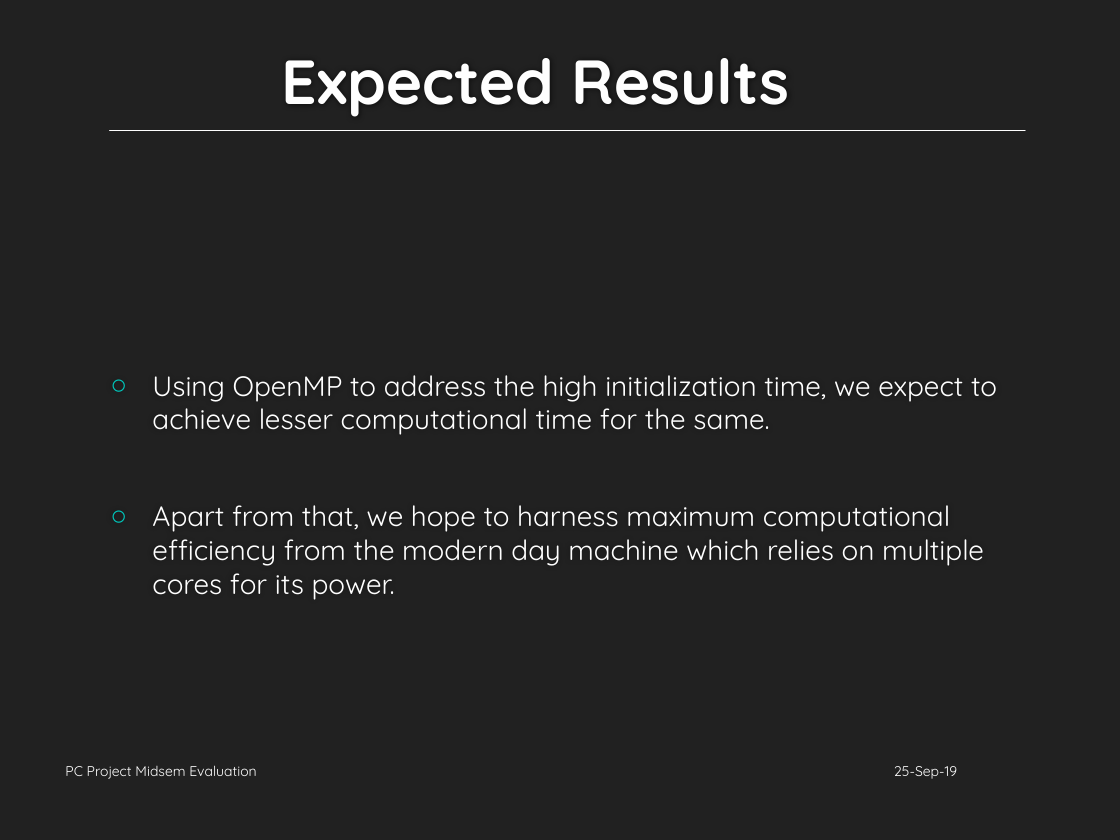
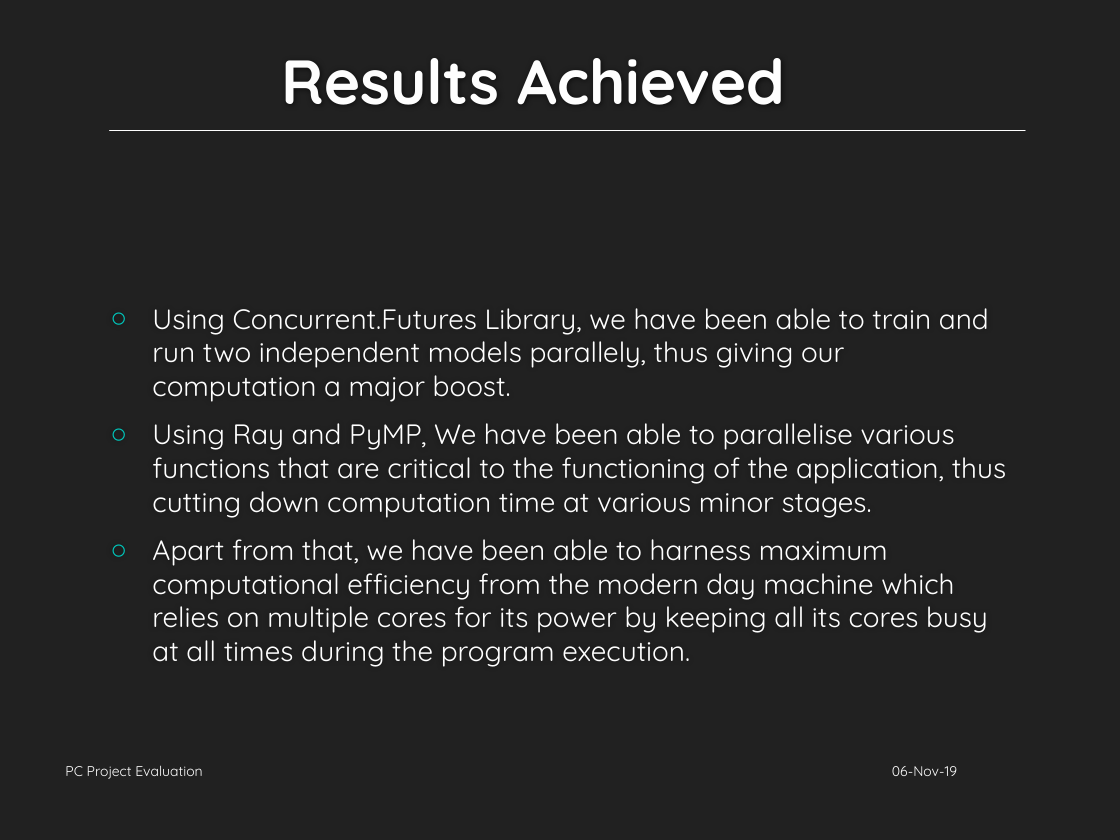
Before and after one commit to adityakaria/5-Sem, a slide deck: slide 7 of pc/Mini Project PPT Template.pptx (slide 6 before the commit). Drawn at 1120x840 pixels with LibreOffice and Linux fonts; fonts in the diff are those of the drawing; background and template pictures are left out. Boxes give left, top, right and bottom in pixels: in the first picture for what was removed or moved away, otherwise in the second. Text is boxed around its words. In the diff, an @@ line names an element or a change of style, - is before the commit and + after.

Commit message:
PC project presentation updated

```diff
--- a/pc/Mini Project PPT Template.pptx
+++ b/pc/Mini Project PPT Template.pptx
@@ title at (282, 58, 785, 105): text changed @@
-Expected Results
+Results Achieved
@@ text at (152, 308, 1006, 667): text changed @@
-○ Using OpenMP to address the high initialization time, we expect to achieve lesser computational time for the same.
-○ Apart from that, we hope to harness maximum computational efficiency from the modern day machine which relies on multiple cores for its power.
+○ Using Concurrent.Futures Library, we have been able to train and run two independent models parallely, thus giving our computation a major boost.
+○ Using Ray and PyMP, We have been able to parallelise various functions that are critical to the functioning of the application, thus cutting down computation time at various minor stages.
+○ Apart from that, we have been able to harness maximum computational efficiency from the modern day machine which relies on multiple cores for its power by keeping all its cores busy at all times during the program execution.
@@ text at (65, 765, 202, 779): text changed @@
-PC Project Midsem Evaluation
+PC Project Evaluation
@@ text at (892, 766, 957, 776): text changed @@
-25-Sep-19
+06-Nov-19
```
Also in this commit, not shown: 6 other slides changed, 3 slides added, 2 slides removed.
